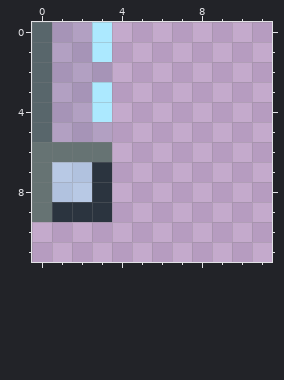
File history of a pixel-art file, src/main/art/machines/jacket/fluid_pipe_active.aseprite. The picture above is the old version.
16x16 pixels, 1 frame. Colours within 5 levels of each other are drawn and written as one. Shown: x 0..11, y 0..11.
Now the later version:
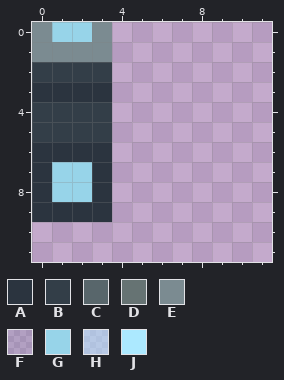
Palette (. is transparent): A #2b343f  B #333e48  C #58666b  D #667373  E #7b8b91  F #3c5f8022  G #97d4e9  H #ace9ff7d  J #ace9ff
The commit says: Apply guarded furnace and graphite industrial finishes
The exact change:
layer "Solid graphite jacket" added
layer "Metal fittings" added
layer "Service indicator" added
layer "Material base" removed
layer "Recess and shade" removed
layer "Brushing and reflected light" removed
layer "Hardware and signals" removed
--- layers "Service indicator", "Metal fittings", "Solid graphite jacket"
@@ x 0..5 @@
- 0 CFFJ..
- 1 CFFJ..
- 2 CFFF..
- 3 CFFJ..
- 4 CFFJ..
- 5 CFFF..
- 6 DDDD..
- 7 DHHA..
- 8 DHHA..
- 9 DAAA..
+ 0 EGGE..
+ 1 EEEE..
+ 2 BBBB..
+ 3 AAAA..
+ 4 BBBB..
+ 5 BBBB..
+ 6 AAAA..
+ 7 AGGA..
+ 8 AGGA..
+ 9 AAAA..
 10 ......
Where, in picture pixels (left, top, right, bottom), the same in both pictures:
changed: (32, 22, 112, 222)
